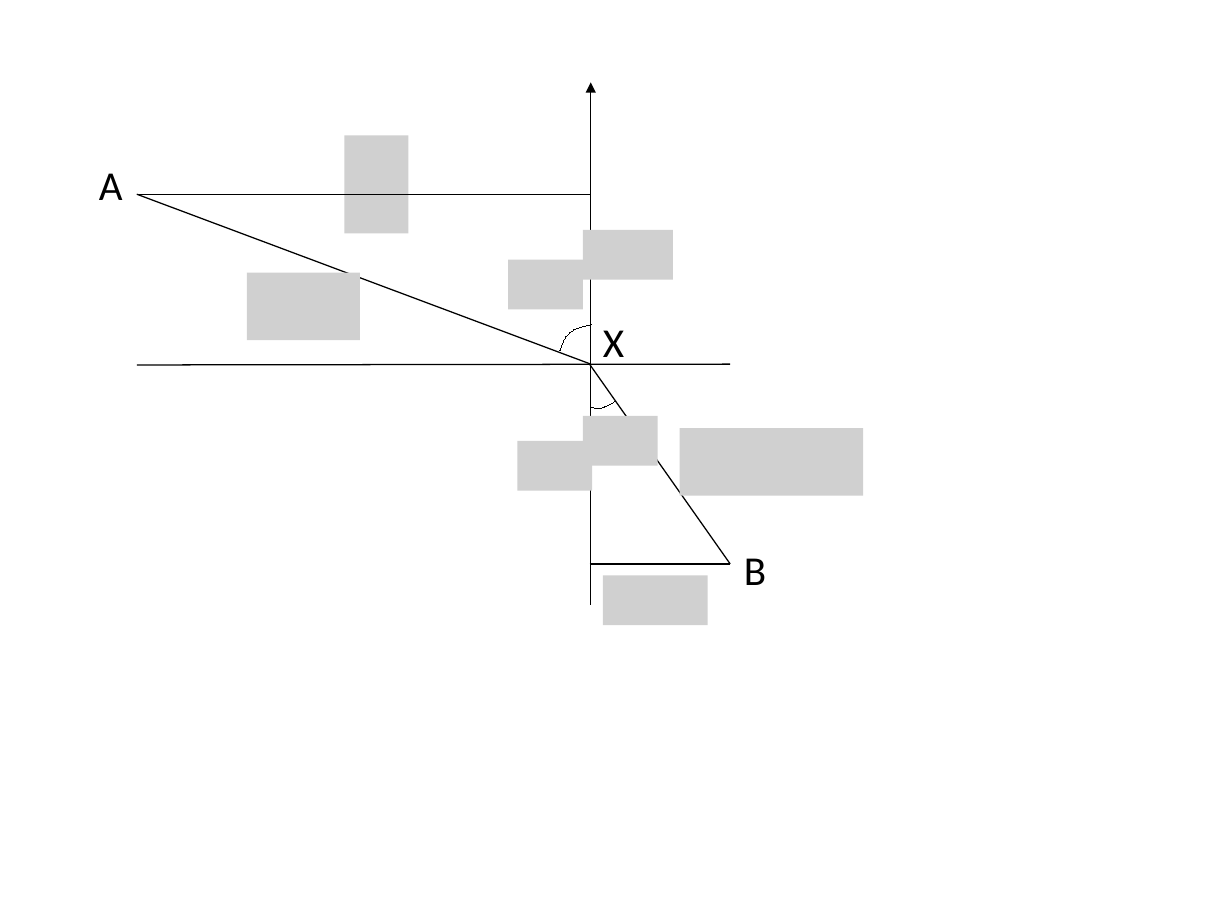
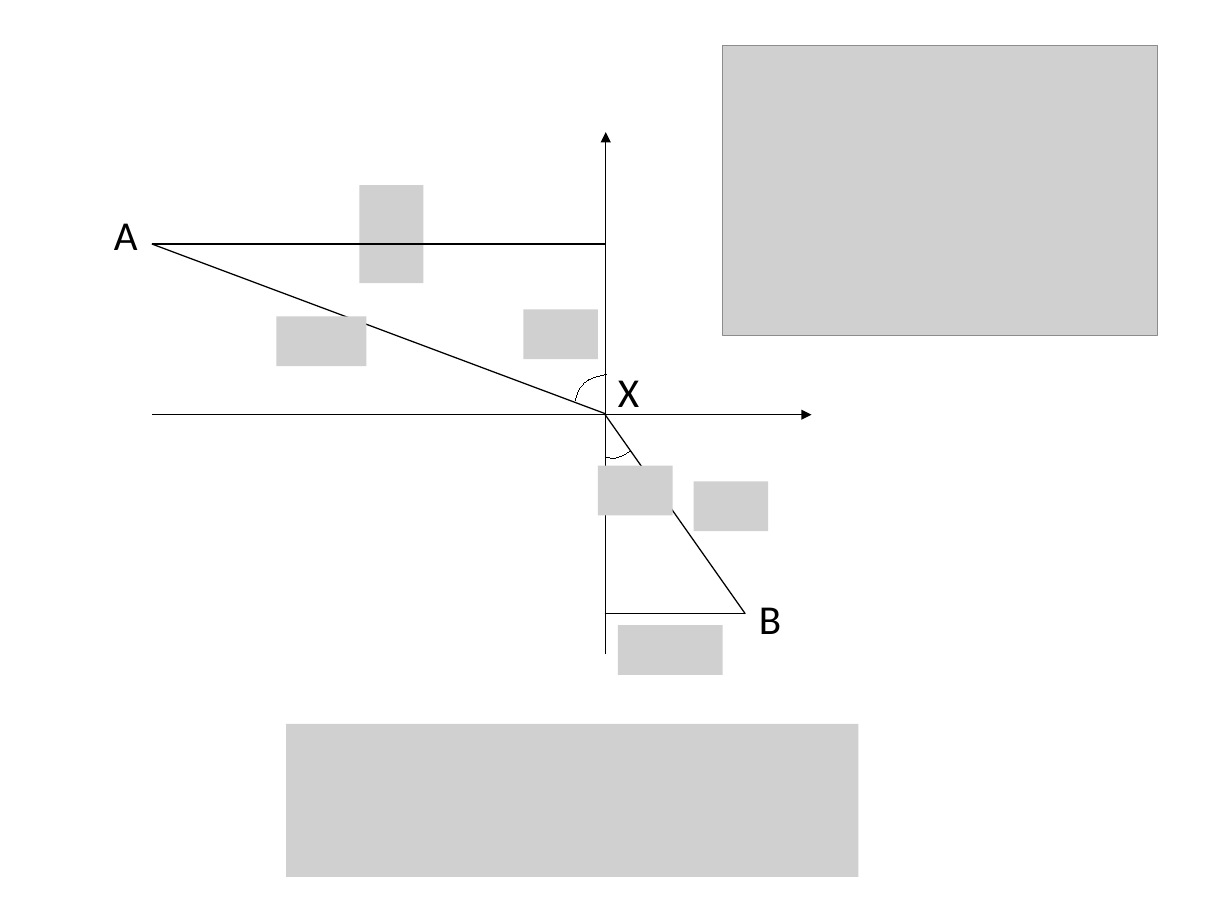
Before and after one commit to kaityo256/classical_mechanics, a slide deck: slide 2 of variational_principle/fig/fig.pptx. Drawn at 1232x924 pixels with LibreOffice and Linux fonts; fonts in the diff are those of the drawing; grey boxes stand for pictures. Boxes give left, top, right and bottom in pixels: in the first picture for what was removed or moved away, otherwise in the second. Text is boxed around its words. In the diff, an @@ line names an element or a change of style, - is before the commit and + after.

```diff
--- a/variational_principle/fig/fig.pptx
+++ b/variational_principle/fig/fig.pptx
@@ picture added at box(723, 46, 1158, 336) @@
@@ 4 lines, 3 texts, 2 freeform shapes, 1 arrow, 1 picture: place and size @@
-4 lines, 3 texts, 2 freeform shapes, 1 arrow, 1 picture at box(99, 83, 766, 605)
+4 lines, 3 texts, 2 freeform shapes, 1 arrow, 1 picture at box(114, 132, 781, 654)
@@ picture removed at box(583, 230, 673, 280) @@
@@ picture removed at box(509, 260, 584, 309) @@
@@ picture removed at box(246, 272, 360, 340) @@
@@ group added at box(276, 309, 769, 674): 5 pictures @@
@@ line moved from (137, 365) - (731, 365) to (152, 415) - (812, 415) @@
@@ line (152, 415) - (812, 415): line to arrow @@
@@ picture removed at box(583, 416, 658, 466) @@
@@ picture removed at box(517, 441, 593, 490) @@
@@ picture removed at box(680, 429, 864, 496) @@
@@ picture removed at box(602, 575, 707, 625) @@
@@ picture added at box(286, 724, 859, 877) @@
```
Also in this commit, not shown: 2 slides added, 1 slide removed.
